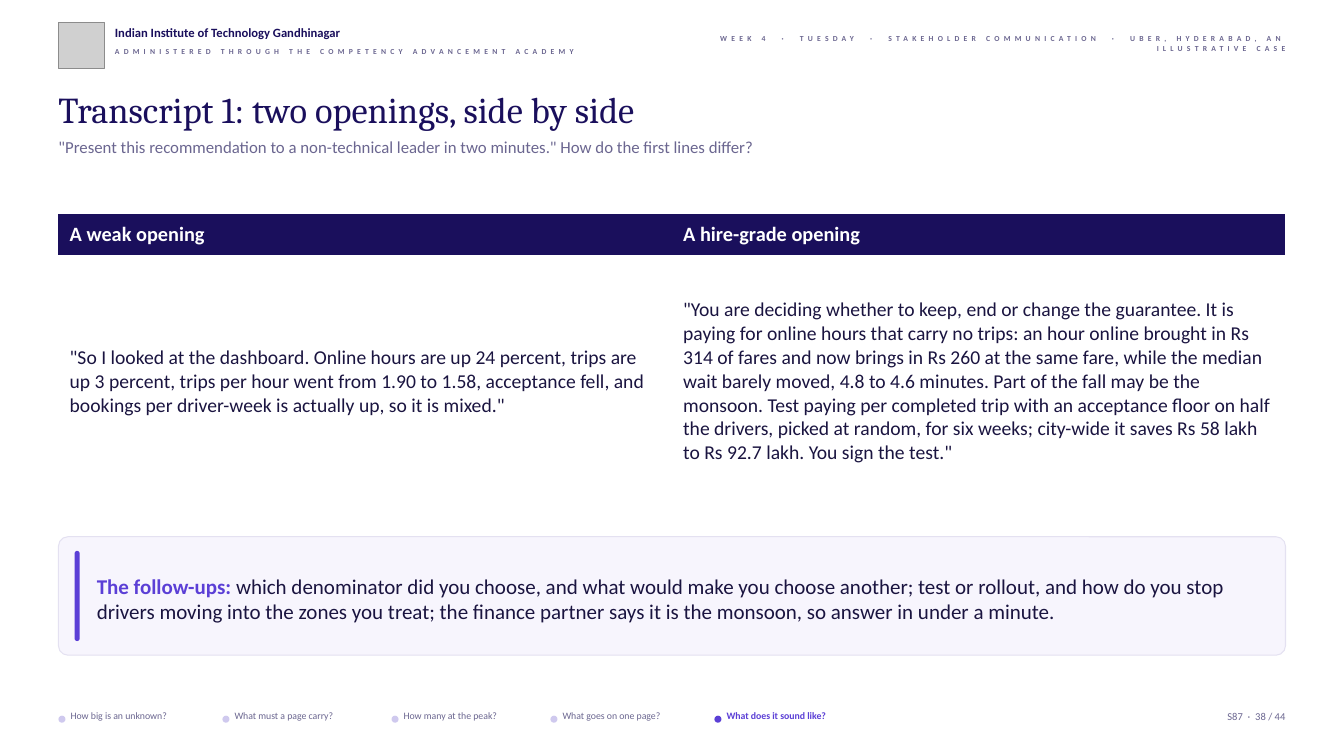
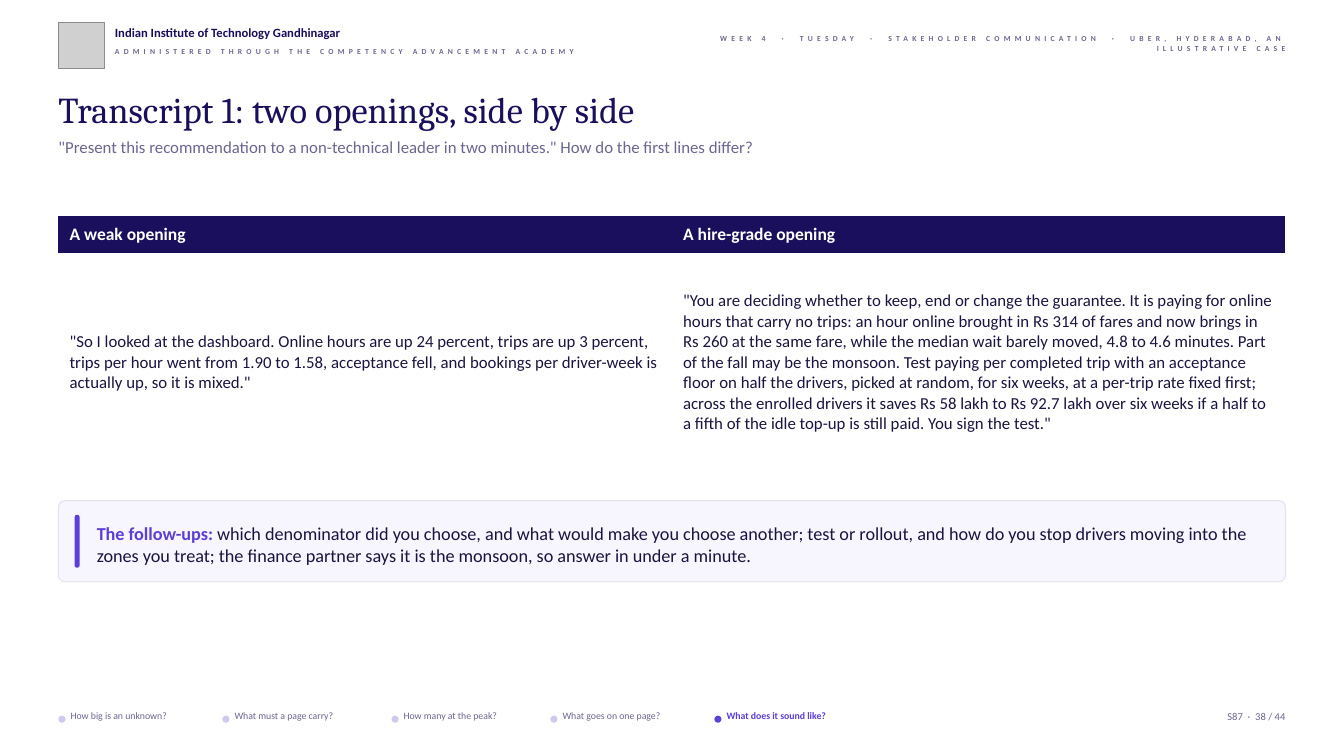
Before and after one commit to fde-academy-lab/c2-content-factory, a slide deck: slide 38 of content/W04/D2/slides/C2_W04_D02_half2_STUDENT.pptx. Drawn at 1344x756 pixels with LibreOffice and Linux fonts; fonts in the diff are those of the drawing; grey boxes stand for pictures; background and template pictures are left out. Boxes give left, top, right and bottom in pixels: in the first picture for what was removed or moved away, otherwise in the second. Text is boxed around its words. In the diff, an @@ line names an element or a change of style, - is before the commit and + after.

```diff
--- a/content/W04/D2/slides/C2_W04_D02_half2_STUDENT.pptx
+++ b/content/W04/D2/slides/C2_W04_D02_half2_STUDENT.pptx
@@ table at (58,216,1287,473) @@
@@ row 2, column 2: ""You are deciding whether to keep, end or change the guarantee. It is paying for online hours that carry no trips: an hour online brought in Rs 314 of fares and now brings in Rs 260 at the same fare, while the median wait barely moved, 4.8 to 4.6 minutes. Part of the fall may be the monsoon. Test paying per completed trip with an acceptance floor on half the drivers, picked at random, for six weeks; city-wide it saves Rs 58 lakh to Rs 92.7 lakh. You sign the test."" to ""You are deciding whether to keep, end or change the guarantee. It is paying for online hours that carry no trips: an hour online brought in Rs 314 of fares and now brings in Rs 260 at the same fare, while the median wait barely moved, 4.8 to 4.6 minutes. Part of the fall may be the monsoon. Test paying per completed trip with an acceptance floor on half the drivers, picked at random, for six weeks, at a per-trip rate fixed first; across the enrolled drivers it saves Rs 58 lakh to Rs 92.7 lakh over six weeks if a half to a fifth of the idle top-up is still paid. You sign the test."" @@
@@ size 14.5 to 12.5 pt in "A weak opening", "A hire-grade opening" @@
@@ size 14 to 12 pt in ""So I looked at the dashboard. Online ..." @@
@@ rounded rectangle: place and size @@
-rounded rectangle at (58,536,1286,655)
+rounded rectangle at (58,501,1286,583)
@@ rounded rectangle: place and size @@
-rounded rectangle at (75,551,80,641)
+rounded rectangle at (75,515,80,569)
@@ text "The follow-ups: which denominator did ...": place and size @@
-text "The follow-ups: which denominator did ..." at (97,579,1223,623)
+text "The follow-ups: which denominator did ..." at (97,527,1247,565)
@@ text "The follow-ups: which denominator did ..." at (97,527,1247,565): size 15 to 13 pt @@
```
Also in this commit, not shown: 12 other slides changed, 3 other files.
